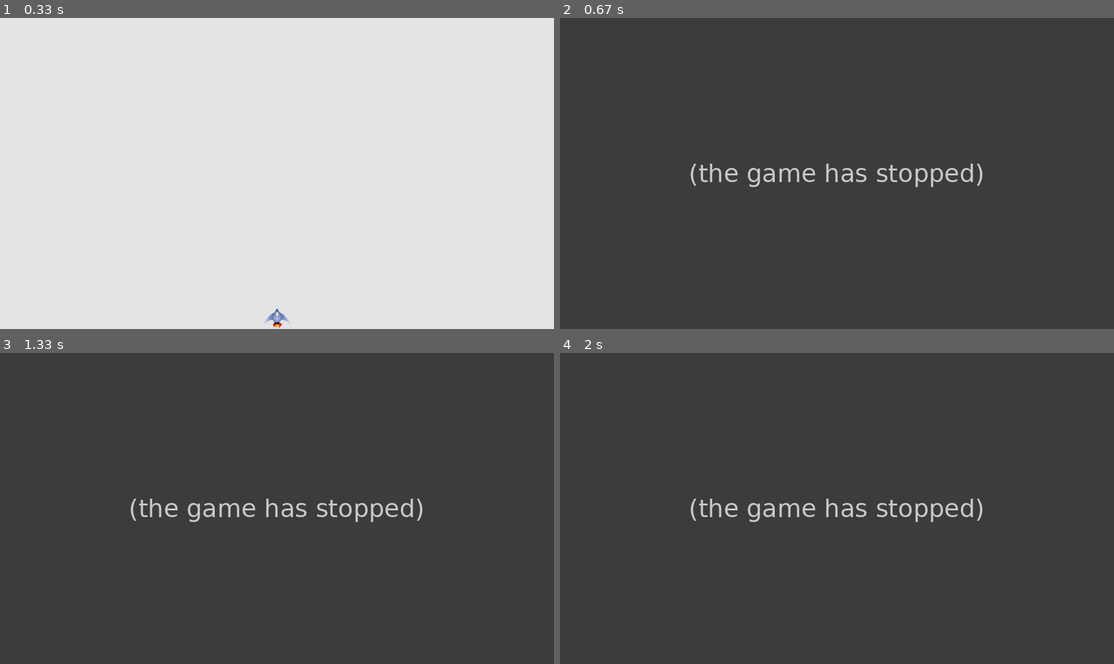
Above: before the commit, frames 1-4 (two rows, left to right).
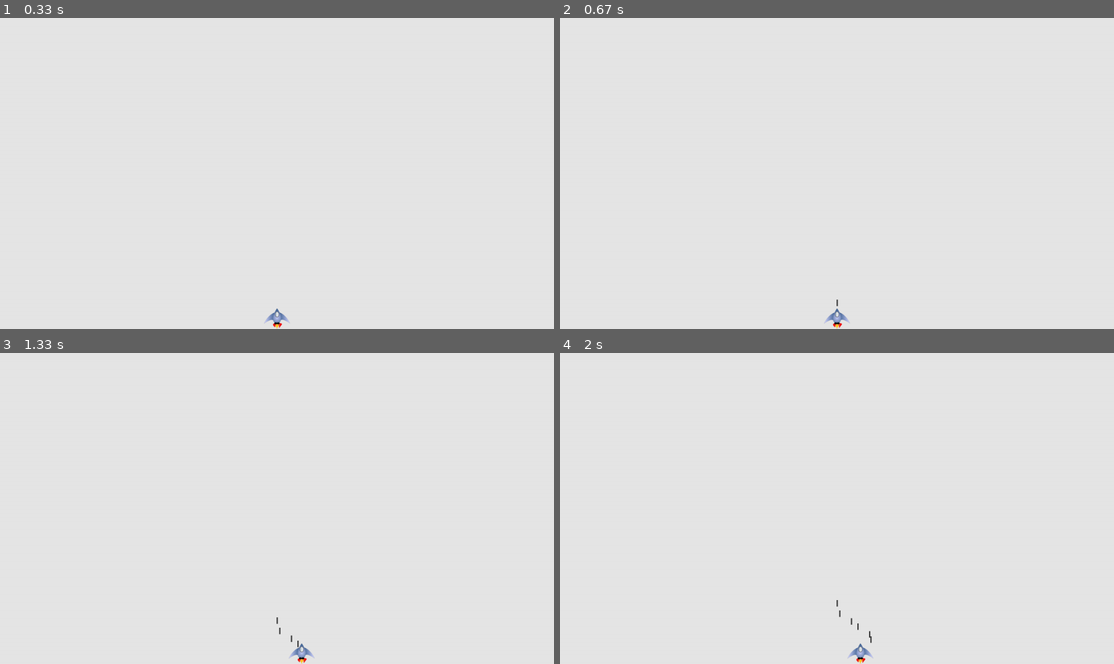
Above: after the commit, the same moments.

Repository: Jtmorelli/PyGame-Project-
Game: pygame game, started from alien_invasion.py
Same seed, same stepped clock (60 frames per second), same inputs: the game is played once before the commit and once after it.
Inputs:
- Up to frame 1 (0.33 s): no input
- Up to frame 2 (0.67 s): tap Space at 0.33 s
- Up to frame 3 (1.33 s): hold Right 0.67-1.13 s; tap Space at 0.73, 1.03, 1.23 s; hold Right from 1.17 s (still down)
- Up to frame 4 (2 s): tap Space at 1.53, 1.73 s; release Right at 1.63 s; hold Left from 1.67 s (still down)

Frame 1 is identical in both runs. In frame 2, 100% of the frame differs, in the area x 0-100%, y 0-100%; in frame 3, 100%; in frame 4, 100%.
Error before the commit: AttributeError: 'AlienInvasion' object has no attribute 'fire_bullet' (alien_invasion.py lin...; the game stopped at 0.33 s (later frames are placeholders)

Commit message:
firing works

Diff:
--- a/alien_invasion.py
+++ b/alien_invasion.py
@@ -53,7 +53,7 @@
         elif event.key == pygame.K_q:
             sys.exit()
         elif event.key == pygame.K_SPACE:
-            self.fire_bullet()
+            self._fire_bullet()
 
     def _check_keyup_events(self, event):
         if event.key == pygame.K_RIGHT:
@@ -64,7 +64,7 @@
     def _fire_bullet(self):
         # create a new bullet and add it to bullet group
         new_bullet = Bullet(self)
-        self.bullet.add(new_bullet)
+        self.bullets.add(new_bullet)
 
     def _update_screen(self):
         # update images on screen and flip to new screen
